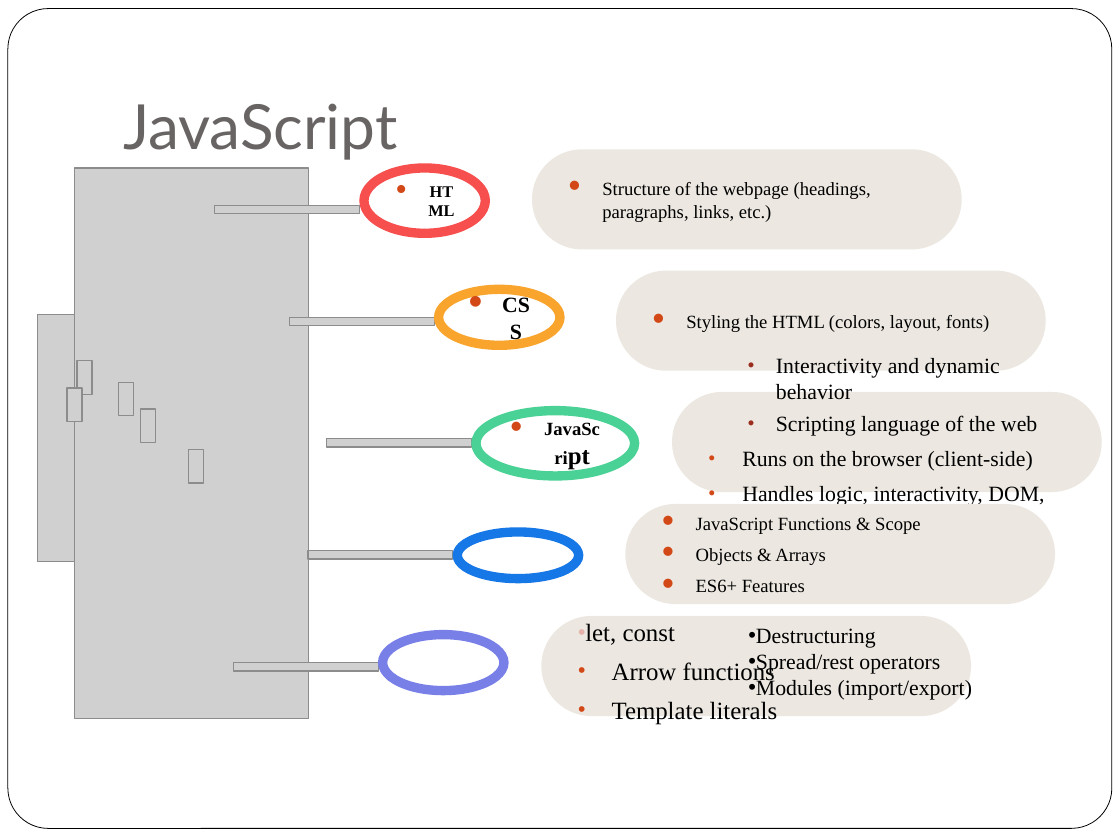
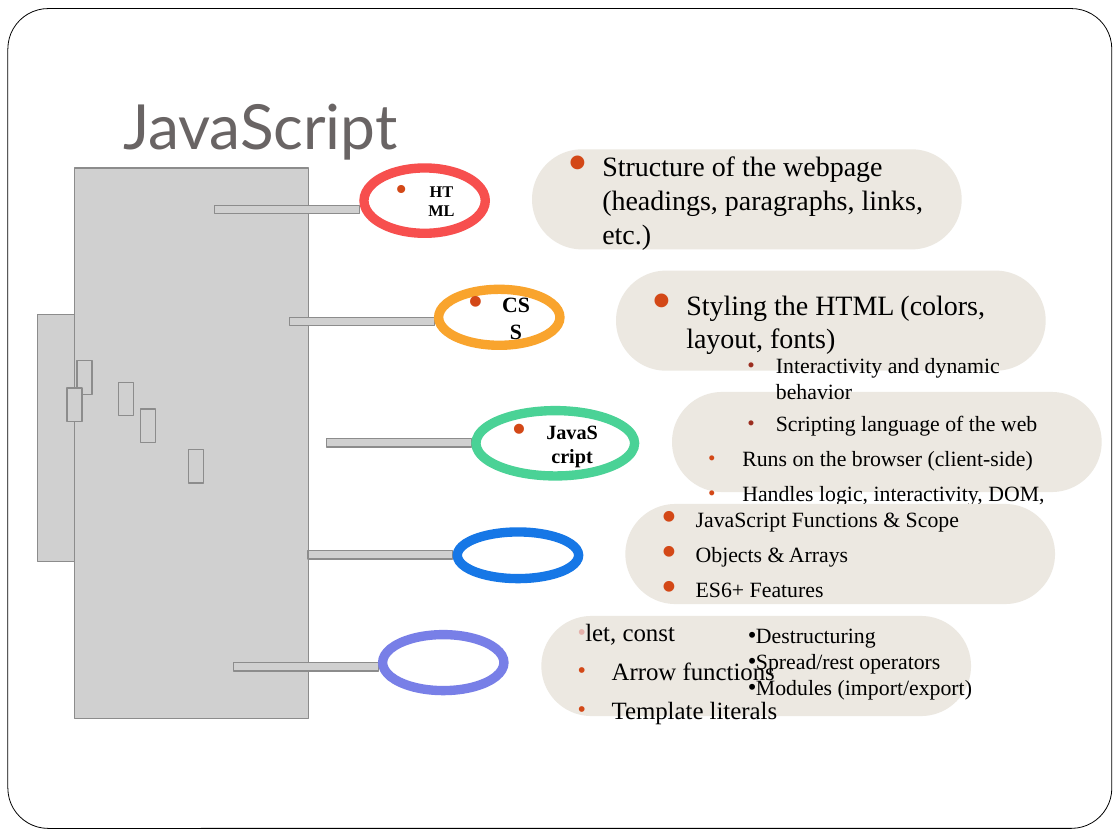
Before and after one commit to rosemarythomas994/VueR-assignment, a slide deck: slide 4 of Presentation Assignment.pptx. Drawn at 1120x840 pixels with LibreOffice and Linux fonts; fonts in the diff are those of the drawing; grey boxes stand for pictures. Boxes give left, top, right and bottom in pixels: in the first picture for what was removed or moved away, otherwise in the second. Text is boxed around its words. In the diff, an @@ line names an element or a change of style, - is before the commit and + after.

```diff
--- a/Presentation Assignment.pptx
+++ b/Presentation Assignment.pptx
@@ rounded rectangle "Structure of the webpage (headings, ..." at (532, 149, 962, 249): size 12 to 18 pt @@
@@ rounded rectangle "Styling the HTML (colors, layout, ..." at (616, 271, 1046, 371): size 12 to 18 pt @@
@@ ellipse "JavaScript" at (476, 411, 635, 476): size 12 to 13 pt, size 16 to 13 pt in "JavaScript" @@
@@ rounded rectangle "JavaScript Functions & Scope" at (625, 504, 1055, 604): size 12 to 14 pt @@
```
Also in this commit, not shown: 1 other slide changed, 7 slides added, 1 slide removed, 5 other files.
